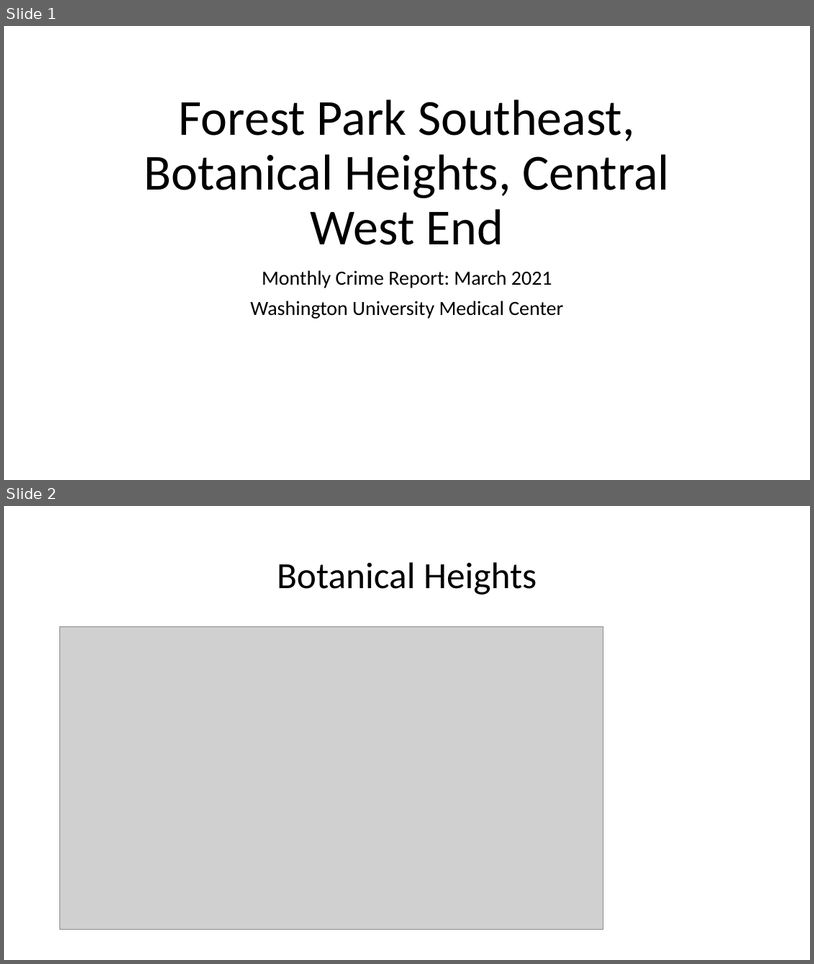
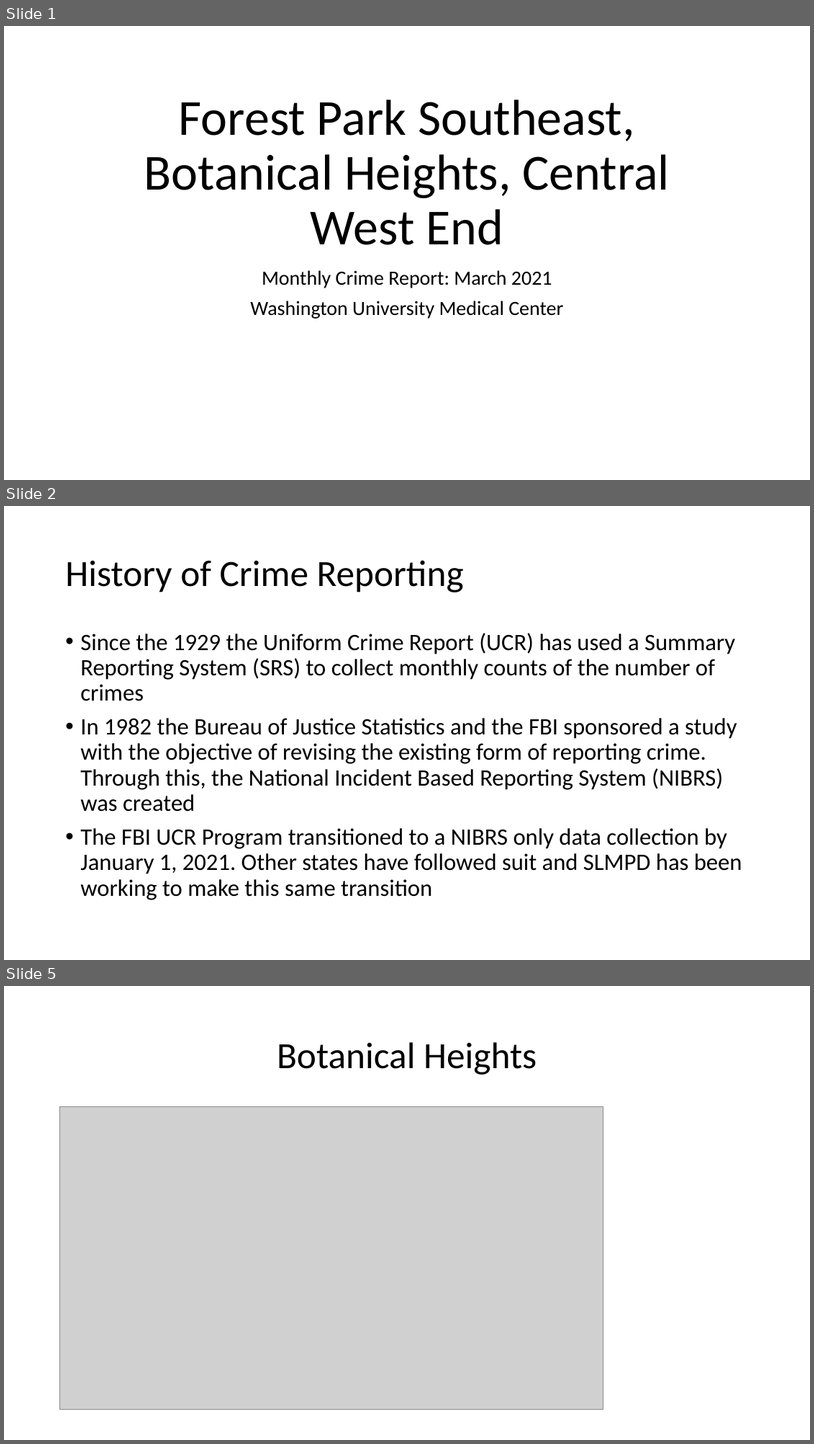
Before and after one commit to wumcrc/monthly-crime-reports, a slide deck: NIBRS/results/test.pptx. Shown one above the other, each under a label of ours: slides 1 and 2 before the commit, slides 1, 2 and 5 after it; the slides between them are not shown. The pictures are 814x964 and 814x1444 pixels, drawn with LibreOffice and Linux fonts; fonts in the diff are those of the drawing; grey boxes stand for pictures. Boxes give left, top, right and bottom in pixels: in the first picture for what was removed or moved away, otherwise in the second. Text is boxed around its words. In the diff, an @@ line names an element or a change of style, - is before the commit and + after.

Commit message:
Add NIBRS classification slides

```diff
--- a/NIBRS/results/test.pptx
+++ b/NIBRS/results/test.pptx
@@ slide 2 added at (4,506,810,960), background #FFFFFF @@
@@ title added at (65,560,464,592), 44 pt, text #000000 @@
+History of Crime Reporting
@@ text added at (80,633,743,900), 28 pt, text #000000 @@
+• Since the 1929 the Uniform Crime Report (UCR) has used a Summary Reporting System (SRS) to collect monthly counts of the number of crimes
+• In 1982 the Bureau of Justice Statistics and the FBI sponsored a study with the objective of revising the existing form of reporting crime. Through this, the National Incident Based Reporting System (NIBRS) was created
+• The FBI UCR Program transitioned to a NIBRS only data collection by January 1, 2021. Other states have followed suit and SLMPD has been working to make this same transition
@@ what was slide 2 is now slide 5 @@
```
Also in this commit, not shown: 2 other slides added, 1 other file.
